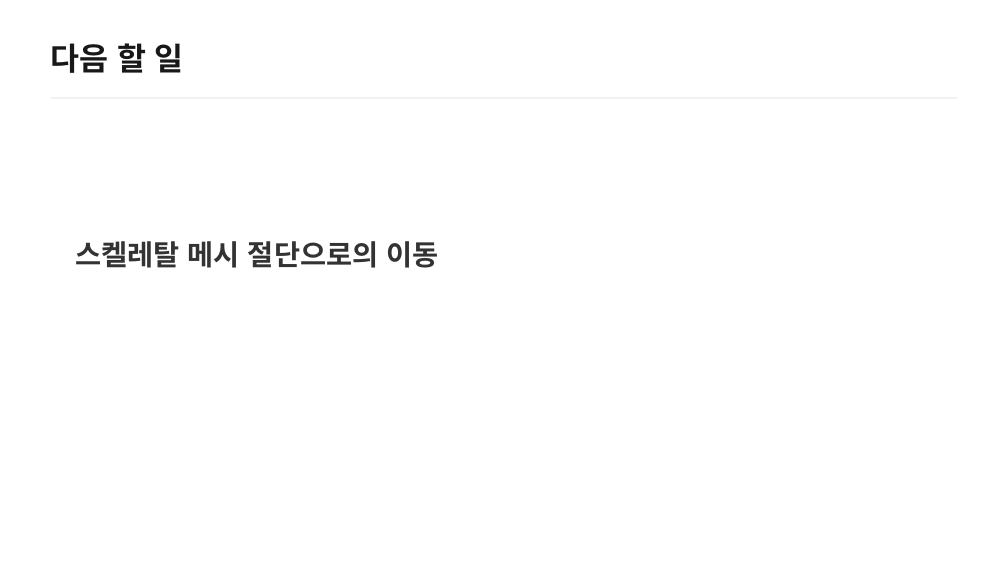
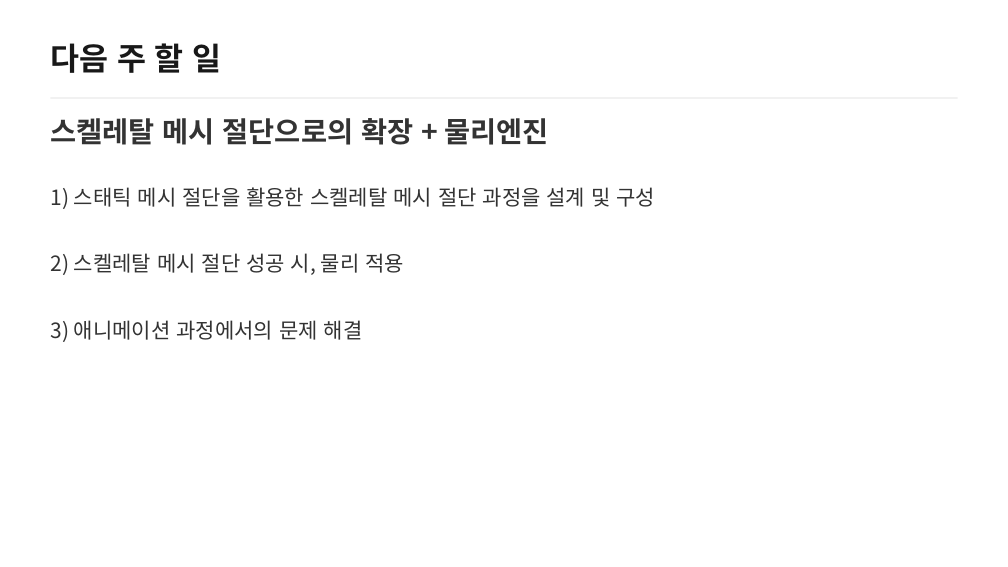
Before and after one commit to qkrdmstn/DirectX-Miniengine, a slide deck: slide 18 of 발표자료/Week2.pptx. Drawn at 1008x567 pixels with LibreOffice and Linux fonts; fonts in the diff are those of the drawing. Boxes give left, top, right and bottom in pixels: in the first picture for what was removed or moved away, otherwise in the second. Text is boxed around its words. In the diff, an @@ line names an element or a change of style, - is before the commit and + after.

```diff
--- a/발표자료/Week2.pptx
+++ b/발표자료/Week2.pptx
@@ text at (50,43,222,73): text changed @@
-다음 할 일
+다음 주 할 일
@@ text at (50,118,548,145): text changed @@
-스켈레탈 메시 절단으로의 이동
+스켈레탈 메시 절단으로의 확장 + 물리엔진
@@ text added at (50,187,655,209), 20 pt, text #333333 @@
+1) 스태틱 메시 절단을 활용한 스켈레탈 메시 절단 과정을 설계 및 구성
@@ text added at (50,253,404,275), 20 pt, text #333333 @@
+2) 스켈레탈 메시 절단 성공 시, 물리 적용
@@ text added at (50,320,363,342), 20 pt, text #333333 @@
+3) 애니메이션 과정에서의 문제 해결
```
Also in this commit, not shown: 2 other files.
